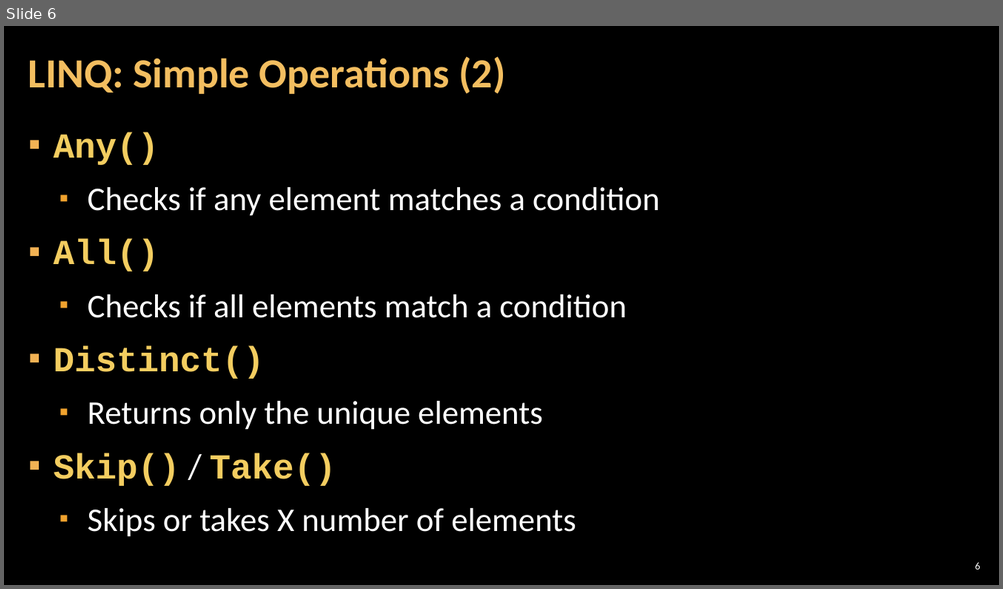
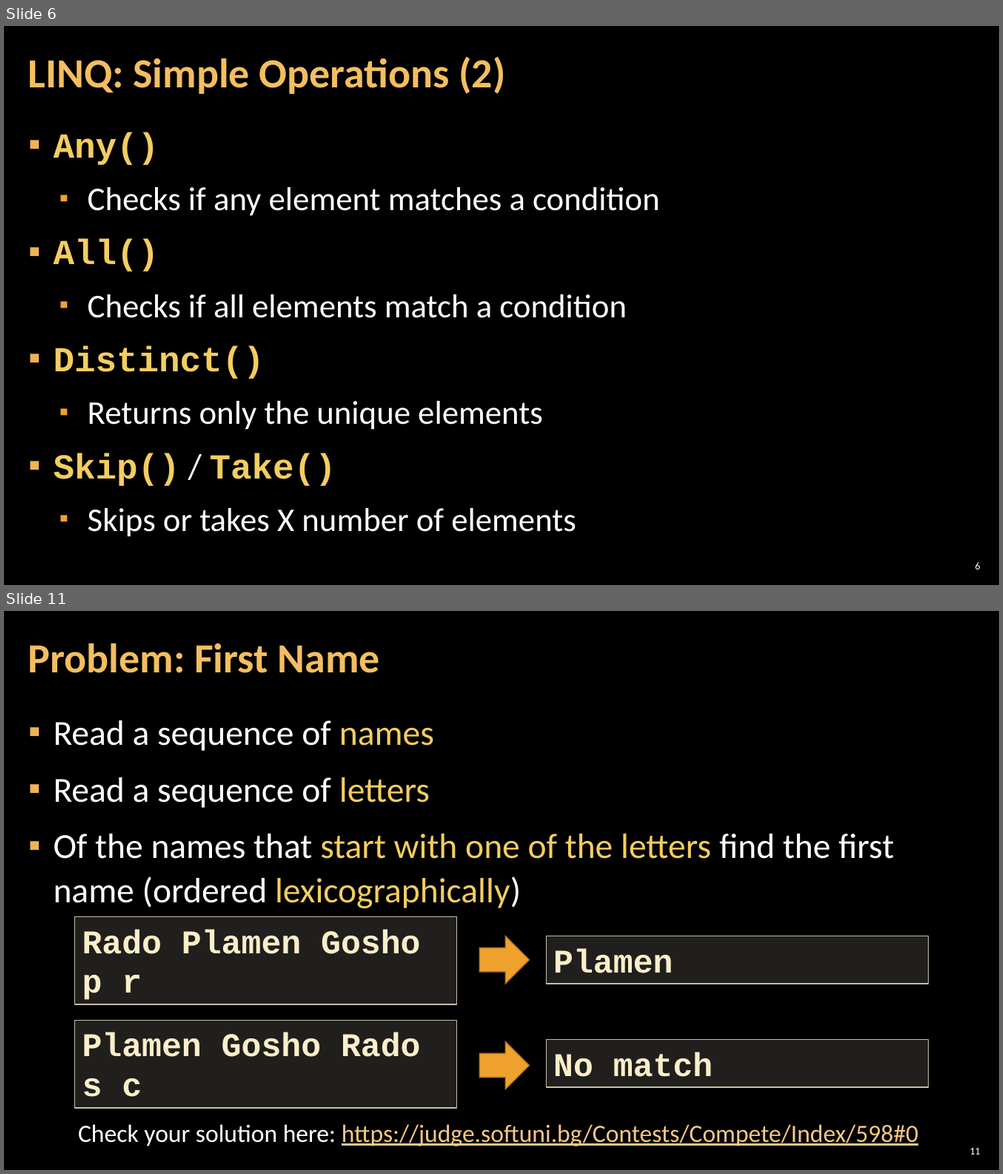
Before and after one commit to GoldenR1618/SoftUni-Exercises-and-Exams, a slide deck: 05.C#_Advanced/08.BUILT-IN_QUERY_METHODS_-_LINQ/08. CSharp-Advanced-LINQ.pptx. Shown one above the other, each under a label of ours: slide 6 before the commit, slides 6 and 11 after it; the slides between them are not shown. The pictures are 1003x589 and 1003x1174 pixels, drawn with LibreOffice and Linux fonts; fonts in the diff are those of the drawing; background and template pictures are left out. Boxes give left, top, right and bottom in pixels: in the first picture for what was removed or moved away, otherwise in the second. Text is boxed around its words. In the diff, an @@ line names an element or a change of style, - is before the commit and + after.

```diff
--- a/05.C#_Advanced/08.BUILT-IN_QUERY_METHODS_-_LINQ/08. CSharp-Advanced-LINQ.pptx
+++ b/05.C#_Advanced/08.BUILT-IN_QUERY_METHODS_-_LINQ/08. CSharp-Advanced-LINQ.pptx
@@ slide 11 added at bbox=[4, 611, 999, 1170], background picture (left out) @@
@@ title added at bbox=[28, 643, 380, 673], 40 pt, text #F3BE60, bold @@
+Problem: First Name
@@ text added at bbox=[54, 721, 893, 908], 34 pt, text #FFFFFF @@
+▪ Read a sequence of names
+▪ Read a sequence of letters
+▪ Of the names that start with one of the letters find the first name (ordered lexicographically)
@@ rectangle added at bbox=[75, 917, 457, 1005], fill #D9D5C7 at 15% opacity, outline #C7BFAC 1 pt, 32 pt, text #FBEEC9, bold @@
+Rado Plamen Gosho
+p r
@@ right arrow added at bbox=[479, 937, 529, 984], fill #F0A22E, outline #B27822 1 pt @@
@@ rectangle added at bbox=[546, 937, 928, 984], fill #D9D5C7 at 15% opacity, outline #C7BFAC 1 pt, 32 pt, text #FBEEC9, bold @@
+Plamen
@@ rectangle added at bbox=[75, 1021, 457, 1109], fill #D9D5C7 at 15% opacity, outline #C7BFAC 1 pt, 32 pt, text #FBEEC9, bold @@
+Plamen Gosho Rado
+s c
@@ right arrow added at bbox=[479, 1042, 529, 1090], fill #F0A22E, outline #B27822 1 pt @@
@@ rectangle added at bbox=[546, 1040, 928, 1088], fill #D9D5C7 at 15% opacity, outline #C7BFAC 1 pt, 32 pt, text #FBEEC9, bold @@
+No match
@@ text added at bbox=[78, 1125, 918, 1147], 24 pt, text #F6C781, underline @@
+Check your solution here: https://judge.softuni.bg/Contests/Compete/Index/598#0
@@ page number added at bbox=[970, 1148, 980, 1155], 10 pt, text #FFFFFF @@
+11
```
Also in this commit, not shown: 6 slides changed, 15 other slides added, 4 slides removed, 39 other files.
